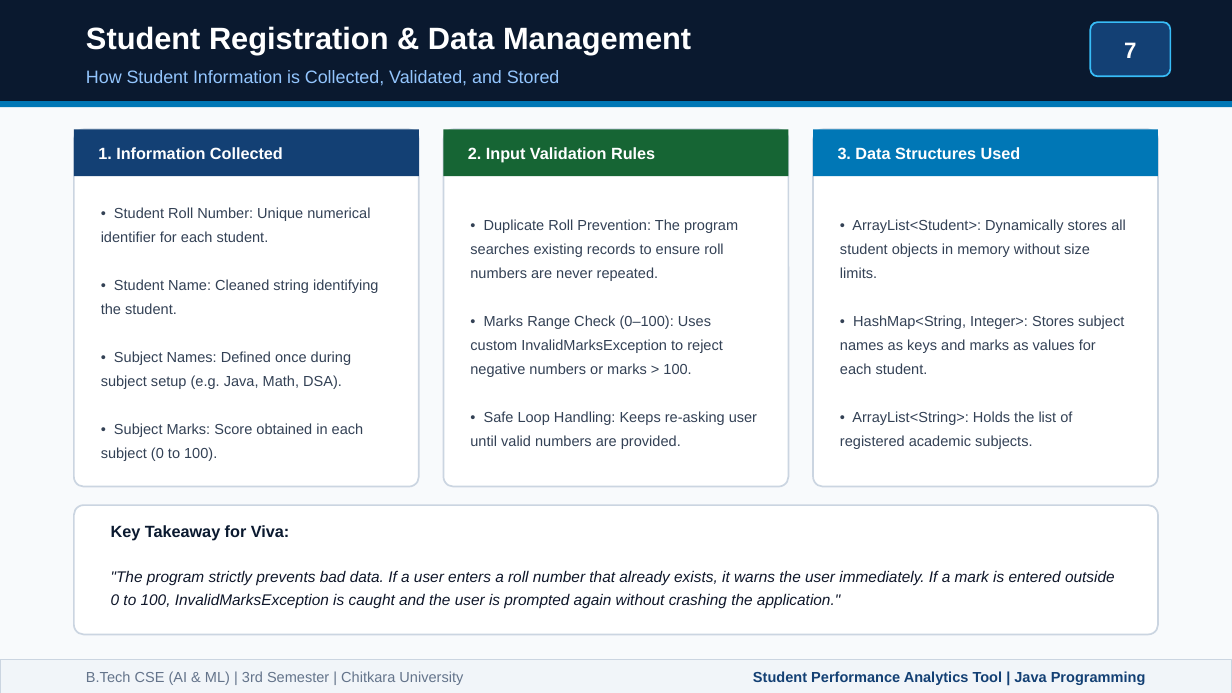
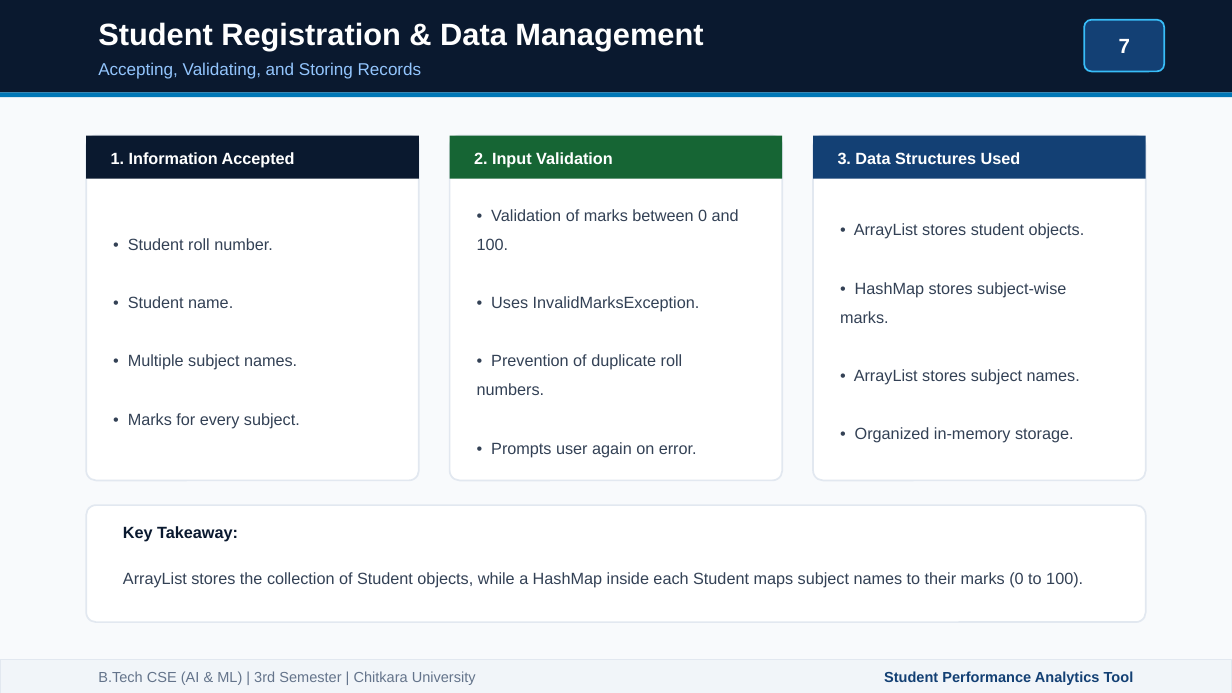
Before and after one commit to Tanmay-Arora19/java_project_sem3, a slide deck: slide 7 of Student_Performance_Analytics_Presentation.pptx. Drawn at 1232x693 pixels with LibreOffice and Linux fonts; fonts in the diff are those of the drawing. Boxes give left, top, right and bottom in pixels: in the first picture for what was removed or moved away, otherwise in the second. Text is boxed around its words. In the diff, an @@ line names an element or a change of style, - is before the commit and + after.

Commit message:
Update presentation with minimal layout and add Faculty Guide Rohit Sharma

```diff
--- a/Student_Performance_Analytics_Presentation.pptx
+++ b/Student_Performance_Analytics_Presentation.pptx
@@ rectangle resized from (x1=0, y1=0, x2=1232, y2=101) to (x1=0, y1=0, x2=1232, y2=92) @@
@@ text "Student Registration & Data Management" moved from (x1=86, y1=26, x2=691, y2=54) to (x1=98, y1=22, x2=703, y2=51) @@
@@ text "7" at (x1=1119, y1=39, x2=1130, y2=53): size 13 to 12 pt @@
@@ rounded rectangle moved from (x1=1090, y1=22, x2=1170, y2=76) to (x1=1084, y1=20, x2=1164, y2=71) @@
@@ rounded rectangle at (x1=1084, y1=20, x2=1164, y2=71): proportions changed @@
@@ text at (x1=98, y1=62, x2=422, y2=79): text changed; size 10.5 to 10 pt @@
-How Student Information is Collected, Validated, and Stored
+Accepting, Validating, and Storing Records
@@ rectangle moved from (x1=0, y1=101, x2=1232, y2=107) to (x1=0, y1=92, x2=1232, y2=97) @@
@@ rounded rectangle resized from (x1=74, y1=129, x2=419, y2=487) to (x1=86, y1=136, x2=419, y2=480) @@
@@ rectangle resized from (x1=74, y1=129, x2=419, y2=176) to (x1=86, y1=136, x2=419, y2=179) @@
@@ rectangle at (x1=86, y1=136, x2=419, y2=179): fill #134074 to #0A192F @@
@@ rectangle resized from (x1=444, y1=129, x2=788, y2=176) to (x1=450, y1=136, x2=782, y2=179) @@
@@ rounded rectangle resized from (x1=444, y1=129, x2=788, y2=487) to (x1=450, y1=136, x2=782, y2=480) @@
@@ rounded rectangle resized from (x1=813, y1=129, x2=1158, y2=487) to (x1=813, y1=136, x2=1146, y2=480) @@
@@ rectangle resized from (x1=813, y1=129, x2=1158, y2=176) to (x1=813, y1=136, x2=1146, y2=179) @@
@@ rectangle at (x1=813, y1=136, x2=1146, y2=179): fill #0077B6 to #134074 @@
@@ text "3. Data Structures Used" moved from (x1=838, y1=147, x2=1021, y2=159) to (x1=838, y1=152, x2=1021, y2=164) @@
@@ text at (x1=111, y1=152, x2=295, y2=168): text changed @@
-1. Information Collected
+1. Information Accepted
@@ text at (x1=474, y1=152, x2=613, y2=168): text changed @@
-2. Input Validation Rules
+2. Input Validation
@@ text at (x1=477, y1=209, x2=739, y2=457): text changed; size 8.5 to 9.5 pt @@
-• Duplicate Roll Prevention: The program searches existing records to ensure roll numbers are never repeated.
-• Marks Range Check (0–100): Uses custom InvalidMarksException to reject negative numbers or marks > 100.
-• Safe Loop Handling: Keeps re-asking user until valid numbers are provided.
+• Validation of marks between 0 and 100.
+• Uses InvalidMarksException.
+• Prevention of duplicate roll numbers.
+• Prompts user again on error.
@@ text at (x1=128, y1=238, x2=300, y2=428): text changed; size 8.5 to 9.5 pt @@
-• Student Roll Number: Unique numerical identifier for each student.
-• Student Name: Cleaned string identifying the student.
-• Subject Names: Defined once during subject setup (e.g. Java, Math, DSA).
-• Subject Marks: Score obtained in each subject (0 to 100).
+• Student roll number.
+• Student name.
+• Multiple subject names.
+• Marks for every subject.
@@ text at (x1=840, y1=223, x2=1085, y2=443): text changed; size 8.5 to 9.5 pt @@
-• ArrayList<Student>: Dynamically stores all student objects in memory without size limits.
-• HashMap<String, Integer>: Stores subject names as keys and marks as values for each student.
-• ArrayList<String>: Holds the list of registered academic subjects.
+• ArrayList stores student objects.
+• HashMap stores subject-wise marks.
+• ArrayList stores subject names.
+• Organized in-memory storage.
@@ outline #CBD5E1 1 pt to #E2E8F0 1 pt; proportions changed in 4 elements at (x1=450, y1=136, x2=782, y2=480), (x1=86, y1=136, x2=419, y2=480), (x1=813, y1=136, x2=1146, y2=480), (x1=86, y1=505, x2=1146, y2=622) @@
@@ rounded rectangle resized from (x1=74, y1=505, x2=1158, y2=634) to (x1=86, y1=505, x2=1146, y2=622) @@
@@ text at (x1=123, y1=526, x2=238, y2=542): text changed @@
-Key Takeaway for Viva:
+Key Takeaway:
@@ text at (x1=123, y1=572, x2=1083, y2=588): text changed; size 9 to 9.5 pt; text colour #0F172A to #334155; italic off @@
-"The program strictly prevents bad data. If a user enters a roll number that already exists, it warns the user immediately. If a mark is entered outside 0 to 100, InvalidMarksException is caught and the user is prompted again without crashing the application."
+ArrayList stores the collection of Student objects, while a HashMap inside each Student maps subject names to their marks (0 to 100).
@@ rectangle at (x1=0, y1=659, x2=1232, y2=693): outline #CBD5E1 0.5 pt to #E2E8F0 0.5 pt @@
@@ text "B.Tech CSE (AI & ML) ..." moved from (x1=86, y1=671, x2=463, y2=685) to (x1=98, y1=671, x2=476, y2=685) @@
@@ text at (x1=884, y1=671, x2=1134, y2=685): text changed @@
-Student Performance Analytics Tool | Java Programming
+Student Performance Analytics Tool
```
Also in this commit, not shown: 13 other slides changed, 1 slide added, 1 slide removed, 3 other files.
